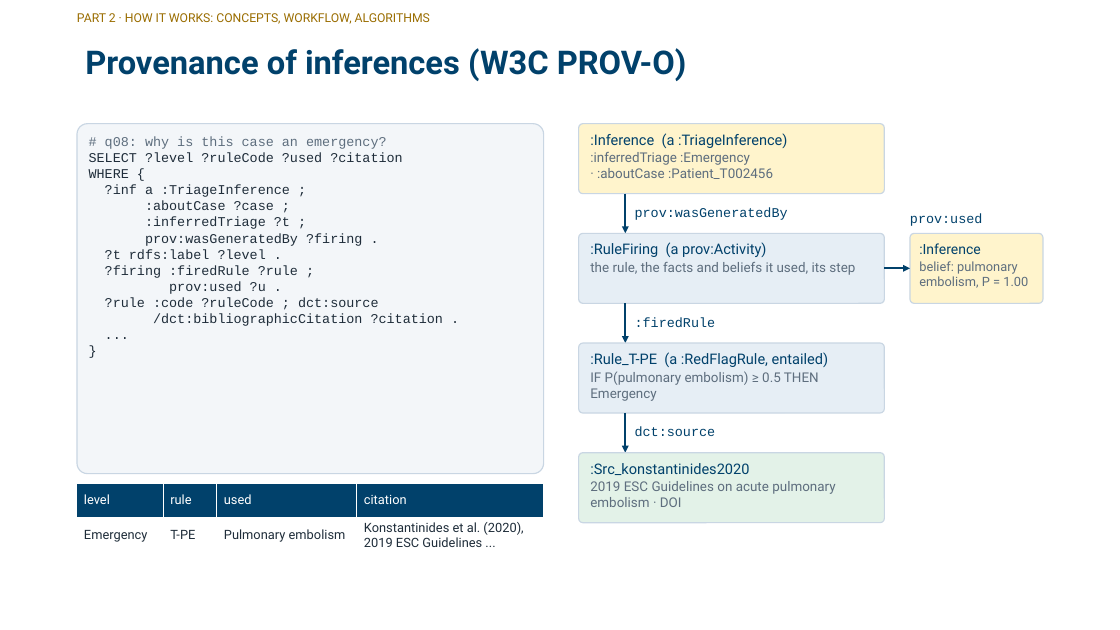
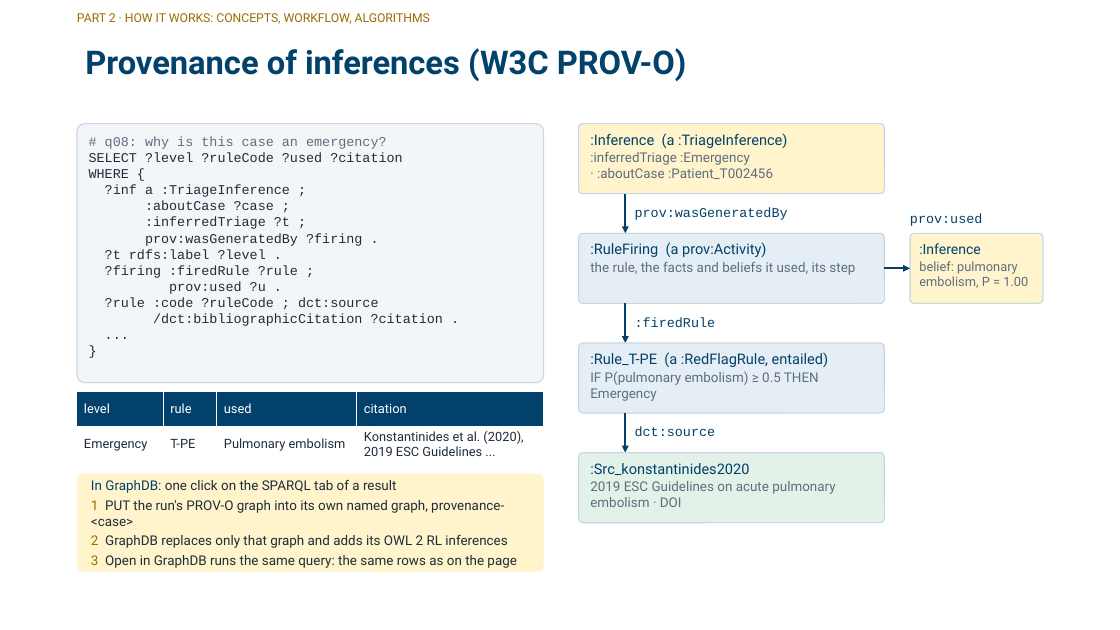
Before and after one commit to zidanarsyad/ddx-expert-system, a slide deck: slide 16 of docs/slides.pptx. Drawn at 1120x630 pixels with LibreOffice and Linux fonts; fonts in the diff are those of the drawing; background and template pictures are left out. Boxes give left, top, right and bottom in pixels: in the first picture for what was removed or moved away, otherwise in the second. Text is boxed around its words. In the diff, an @@ line names an element or a change of style, - is before the commit and + after.

```diff
--- a/docs/slides.pptx
+++ b/docs/slides.pptx
@@ rounded rectangle: place and size @@
-rounded rectangle at <box>77,124,544,474</box>
+rounded rectangle at <box>77,124,544,382</box>
@@ table: place and size @@
-table at <box>77,483,544,553</box>
+table at <box>77,392,544,462</box>
@@ rounded rectangle added at <box>77,474,544,572</box>, fill #FFF4CC @@
@@ text added at <box>91,480,516,568</box>, 11.5 pt, text #1F2D3A @@
+In GraphDB: one click on the SPARQL tab of a result
+1 PUT the run's PROV-O graph into its own named graph, provenance-<case>
+2 GraphDB replaces only that graph and adds its OWL 2 RL inferences
+3 Open in GraphDB runs the same query: the same rows as on the page
```
Also in this commit, not shown: 2 other slides changed, 16 other files.
